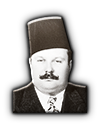
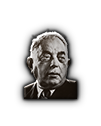
The second 101px x 126px image is a revision of the first. Changes to its layers:
painted on "Leader_Portrait_Template_For_Now" over [13, 16, 87, 113]
